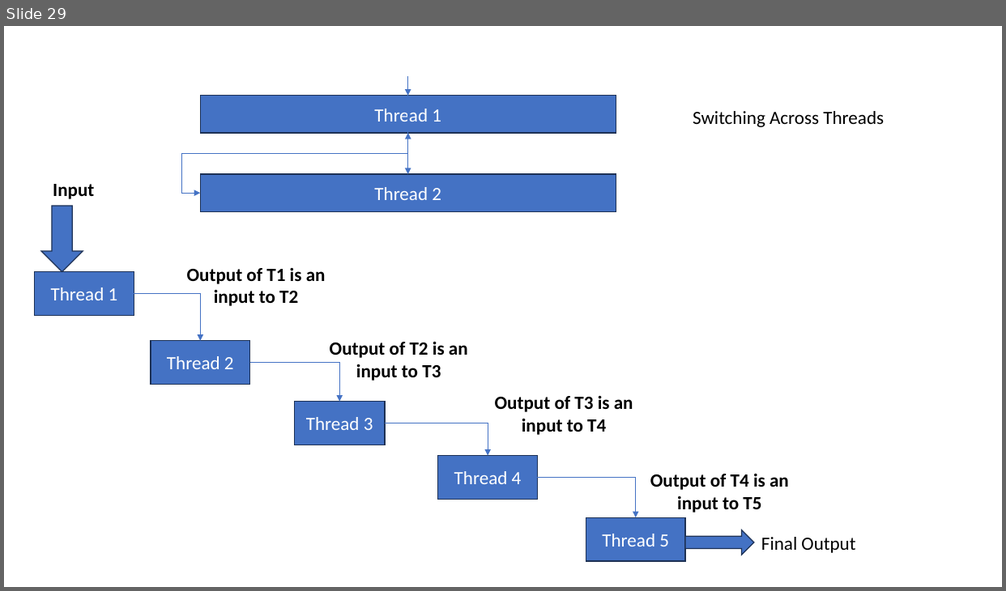
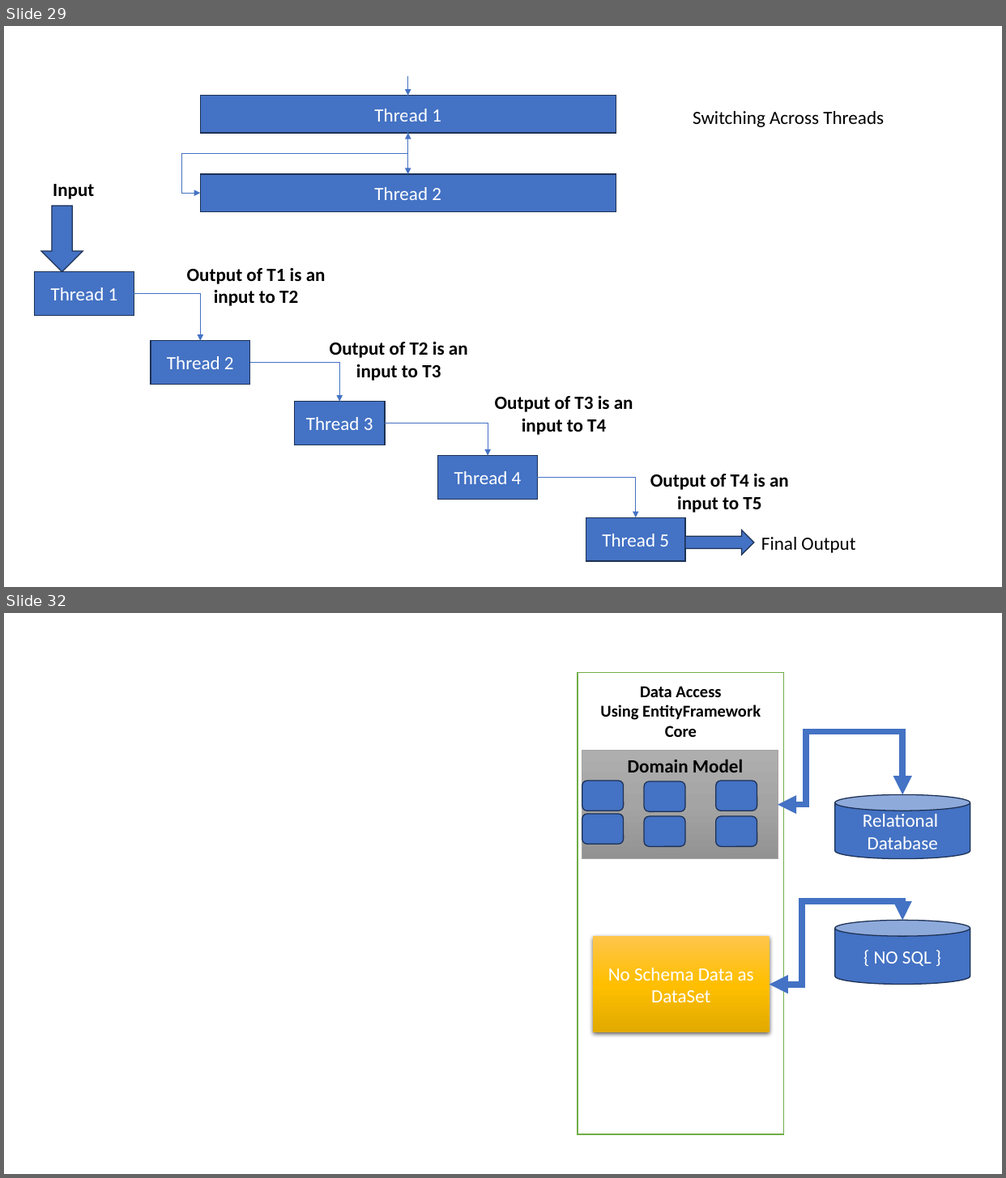
Before and after one commit to maheshsabnis/capita_sept_2023_Oct, a slide deck: Images.pptx. Shown one above the other, each under a label of ours: slide 29 before the commit, slides 29 and 32 after it; the slides between them are not shown. The pictures are 1006x591 and 1006x1178 pixels, drawn with LibreOffice and Linux fonts; fonts in the diff are those of the drawing. Boxes give left, top, right and bottom in pixels: in the first picture for what was removed or moved away, otherwise in the second. Text is boxed around its words. In the diff, an @@ line names an element or a change of style, - is before the commit and + after.

Commit message:
Data for Readme

```diff
--- a/Images.pptx
+++ b/Images.pptx
@@ slide 32 added at [4, 613, 1002, 1174], background #FFFFFF @@
@@ rectangle added at [577, 673, 784, 1135], fill #FFFFFF, outline #70AD47 1 pt @@
@@ text added at [600, 686, 761, 737], 16 pt, text #000000, bold @@
+Data Access
+Using EntityFramework Core
@@ elbow double arrow added from (778, 805) to (903, 795), #4472C4 6 pt @@
@@ rectangle added at [582, 751, 778, 859], fill gradient #AFAFAF to #A5A5A5 to #939393, outline #A5A5A5 0.5 pt @@
@@ rounded rectangle added at [582, 781, 623, 811], fill #4472C4, outline #1E3256 1 pt @@
@@ text added at [628, 760, 743, 773], 18 pt, text #000000, bold @@
+Domain Model
@@ rounded rectangle added at [644, 781, 685, 811], fill #4472C4, outline #1E3256 1 pt @@
@@ rounded rectangle added at [716, 781, 757, 811], fill #4472C4, outline #1E3256 1 pt @@
@@ cylinder added at [835, 795, 970, 859], fill #4472C4, outline #1E3256 1 pt, 18 pt, text #FFFFFF @@
+Relational
+Database
@@ rounded rectangle added at [582, 814, 623, 844], fill #4472C4, outline #1E3256 1 pt @@
@@ rounded rectangle added at [644, 816, 685, 846], fill #4472C4, outline #1E3256 1 pt @@
@@ rounded rectangle added at [716, 816, 757, 846], fill #4472C4, outline #1E3256 1 pt @@
@@ elbow double arrow added from (769, 984) to (903, 921), #4472C4 6 pt @@
@@ cylinder added at [835, 921, 970, 985], fill #4472C4, outline #1E3256 1 pt, 18 pt, text #FFFFFF @@
+{ NO SQL }
@@ rectangle added at [593, 936, 769, 1033], fill gradient #FFC64B to #FFC000 to #E3AB00, 18 pt, text #FFFFFF @@
+No Schema Data as DataSet
```
Also in this commit, not shown: 2 other slides added, 2 other files.
